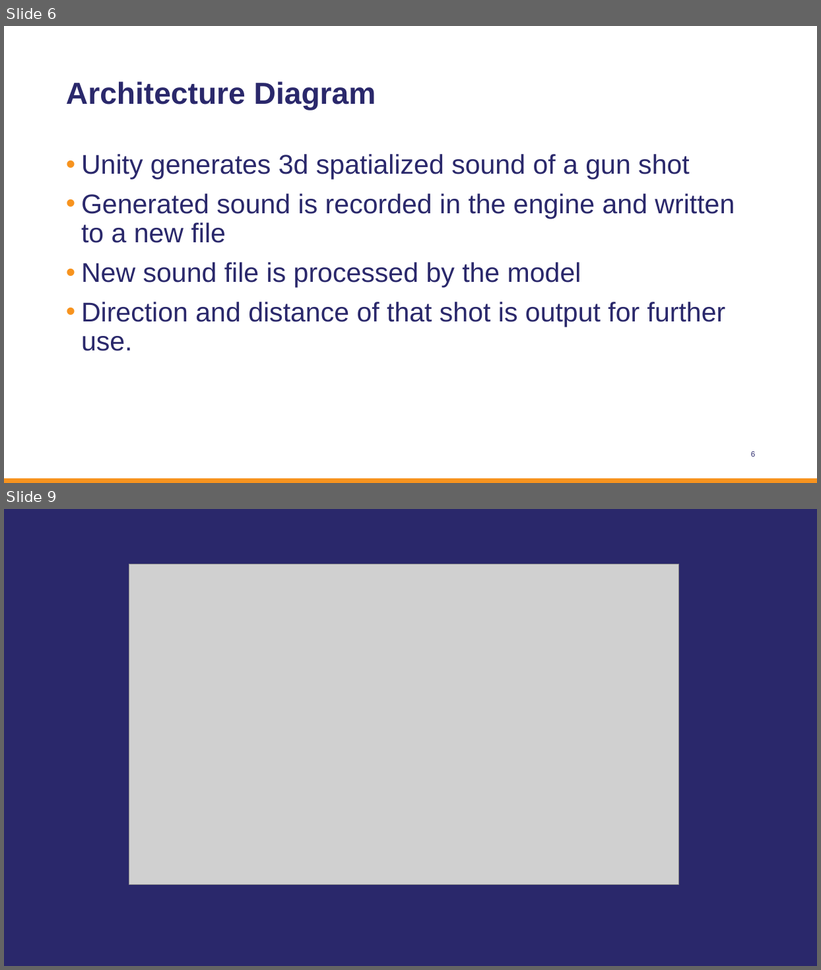
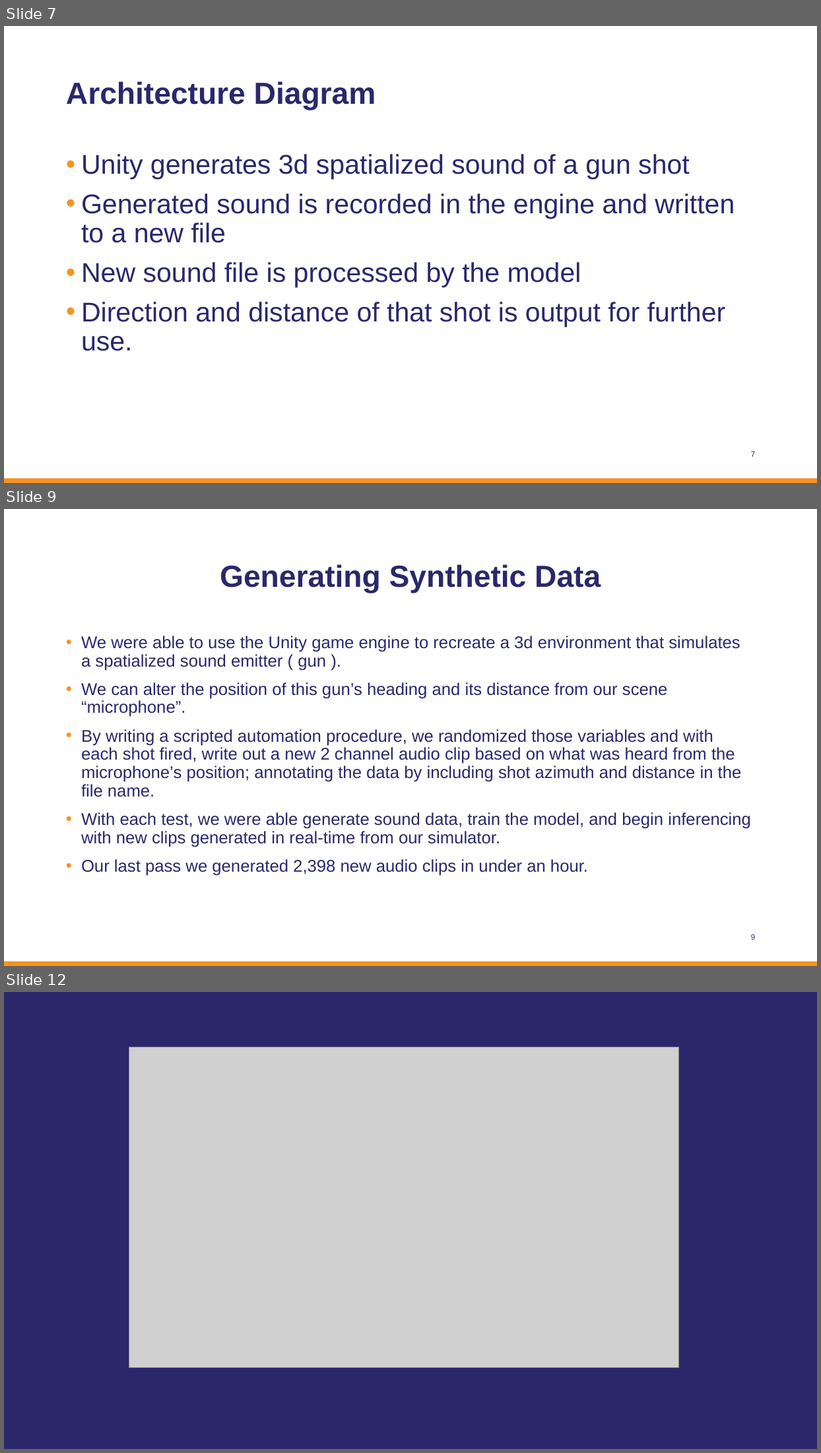
Before and after one commit to OctoConsulting/AudioHack2021, a slide deck: Hackathon_PPT_2021 Seeing Ear Bats.pptx. Shown one above the other, each under a label of ours: slides 6 and 9 before the commit, slides 7, 9 and 12 after it; the slides between them are not shown. The pictures are 821x970 and 821x1453 pixels, drawn with LibreOffice and Linux fonts; fonts in the diff are those of the drawing; grey boxes stand for pictures; background and template pictures are left out. Boxes give left, top, right and bottom in pixels: in the first picture for what was removed or moved away, otherwise in the second. Text is boxed around its words. In the diff, an @@ line names an element or a change of style, - is before the commit and + after.

```diff
--- a/Hackathon_PPT_2021 Seeing Ear Bats.pptx
+++ b/Hackathon_PPT_2021 Seeing Ear Bats.pptx
@@ slide 9 added at [4,509,817,966], background #FFFFFF; not listed: 2 template elements that a slide beside it also shows @@
@@ title added at [220,564,601,593], 36 pt, text #2A286B, bold @@
+Generating Synthetic Data
@@ text added at [81,636,751,876], 20 pt, text #2A286B @@
+• We were able to use the Unity game engine to recreate a 3d environment that simulates a spatialized sound emitter ( gun ).
+• We can alter the position of this gun’s heading and its distance from our scene “microphone”.
+• By writing a scripted automation procedure, we randomized those variables and with each shot fired, write out a new 2 channel audio clip based on what was heard from the microphone’s position; annotating the data by including shot azimuth and distance in the file name.
+• With each test, we were able generate sound data, train the model, and begin inferencing with new clips generated in real-time from our simulator.
+• Our last pass we generated 2,398 new audio clips in under an hour.
@@ what was slide 6 is now slide 7 @@
@@ page number at [751,452,755,457]: text changed @@
-6
+7
@@ what was slide 9 is now slide 12 @@
```
Also in this commit, not shown: 2 slides changed, 3 other slides added, 1 slide removed, 2 other files.
